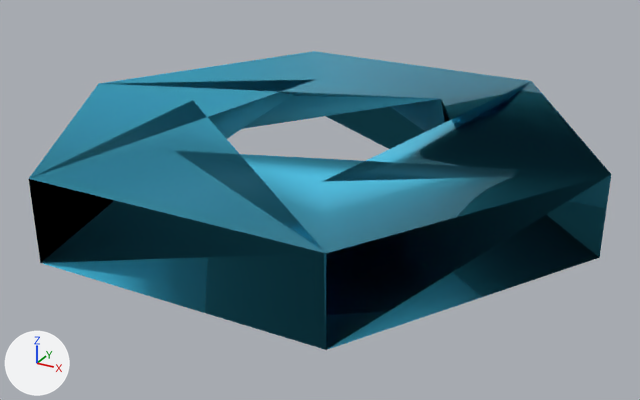
Before and after pictures for a commit that changed the glTF model assets/powerup_shield.glb.
The view is the same before and after, from a 50 mm lens placed at (0.712, -1.29, 0.568), pointed at (0.016, -0.024, -0.065). Lighting does not change. The marker at lower left points along +X, +Y and +Z. The picture after the commit comes second. Vertices at exactly the same position are counted once.

In view in the first picture: 'VR_PU_Shield'.
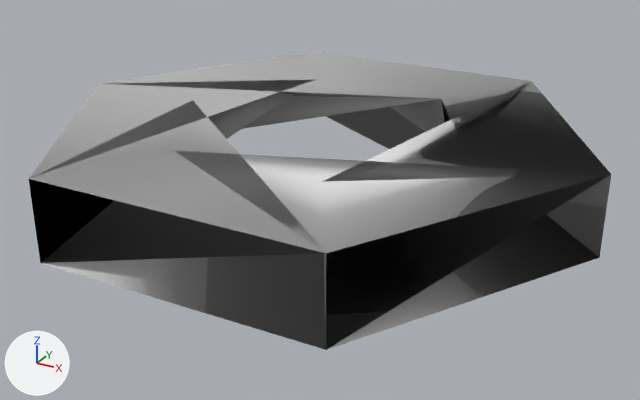
Changed parts and their boxes [x1, y1, x2, y2] in the pictures (640 x 400 px):
'VR_PU_Shield', recoloured (lighter): [29, 51, 611, 350] in both

Patch to the scene script:
```diff
--- a/assets/powerup_shield.glb.py
+++ b/assets/powerup_shield.glb.py
@@ mat_vr_pu_shield @@
 n0 = _N.new('ShaderNodeBsdfPrincipled'); n0.name = 'Principled BSDF'
-n0.inputs[0].default_value = (0.0865, 0.687, 1.0, 1.0)  # 'Base Color', cyan #53d8ff
 n0.inputs[1].default_value = 0.2  # 'Metallic'
@@ mat_vr_pu_shield @@
 n1 = _N.new('ShaderNodeOutputMaterial'); n1.name = 'Material Output'
+n2 = _N.new('ShaderNodeVertexColor'); n2.name = 'Color Attribute'
 _L.new(n0.outputs[0], n1.inputs[0])  # 'BSDF' to 'Surface'
+_L.new(n2.outputs[0], n0.inputs[0])  # 'Color' to 'Base Color'
@@ me_vr_pu_shield @@
 me_vr_pu_shield.from_pydata(...)  # 19 vertices, 48 faces; spans x -0.5..0.5, y -0.433..0.433, z -0.07..0.07
 # used by ob_vr_pu_shield; location = (0.0, 0.0, 0.0)
+# me_vr_pu_shield part 1: vertex colours changed
 me_vr_pu_shield.materials.append(mat_vr_pu_shield)
```
